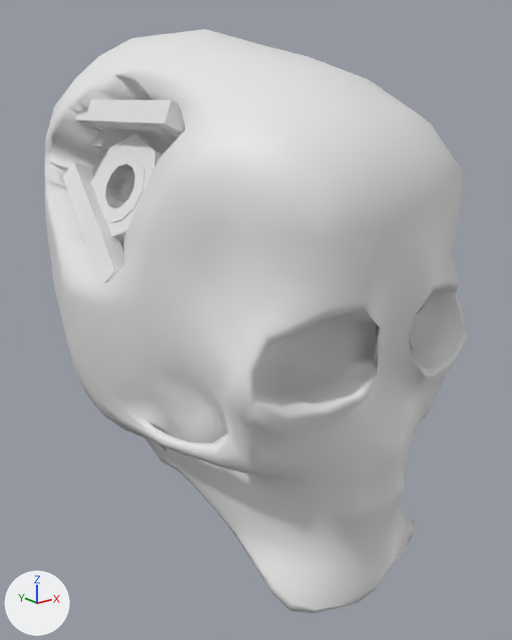
Two versions of the Blender file assets/blender/knowhere/knowhere.blend, one commit apart.
The view is the same before and after, from a 50 mm camera at (-1.314, -1.747, 0.566) aimed at (0.03, -0.066, -0.106). The axes (+X, +Y, +Z) are drawn at lower left. The lights are the same throughout. The older version comes first.

The scene before the commit, as lines of its bpy script (objects in view):
```python
ob_beam_diag = bpy.data.objects.new('beam_diag', me_cube_001)
ob_beam_diag.location = (0.0, 0.0, 0.0)
ob_beam_main = bpy.data.objects.new('beam_main', me_cube)
ob_beam_main.location = (0.0, 0.0, 0.0)
ob_dock_flange = bpy.data.objects.new('dock_flange', me_cylinder_002)
ob_dock_flange.location = (0.0, 0.0, 0.0)
ob_dock_tube = bpy.data.objects.new('dock_tube', me_cylinder)
ob_dock_tube.location = (0.0, 0.0, 0.0)
ob_knowhere_skull = bpy.data.objects.new('knowhere_skull', me_skull)
ob_knowhere_skull.location = (0.0, 0.0, 0.0)
ob_post_a = bpy.data.objects.new('post_a', me_cube_002)
ob_post_a.location = (0.0, 0.0, 0.0)
ob_post_b = bpy.data.objects.new('post_b', me_cube_003)
ob_post_b.location = (0.0, 0.0, 0.0)
ob_step1 = bpy.data.objects.new('step1', me_cube_005)
ob_step1.location = (0.0, 0.0, 0.0)
```
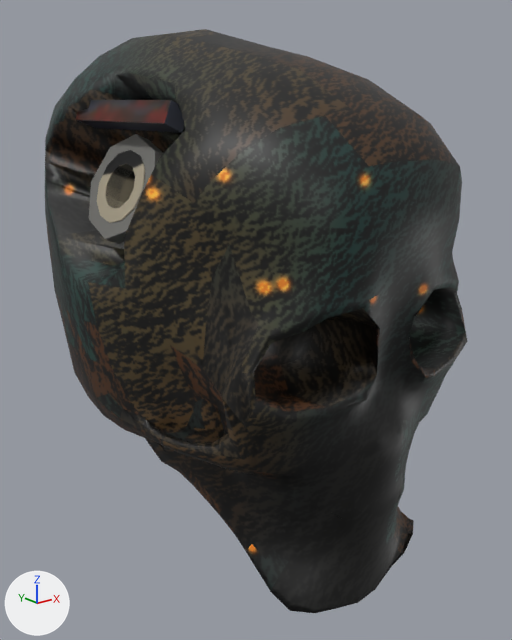
Location of each change, (x1, y1, x2, y2) in pixels of the pictures (512 x 640 px):
'knowhere_skull', surface changed (white to black): (45, 29, 467, 613) in both
'beam_diag', hidden: before (63, 162, 125, 283)
'beam_main', recoloured (darker): (76, 100, 184, 133) in both
'dock_flange', recoloured (white to grey): (91, 134, 163, 243) in both
'dock_tube', recoloured (darker): (97, 150, 145, 223) in both
'step2', hidden: before (88, 131, 123, 151)
'post_b', hidden: before (141, 125, 185, 142)
'post_a', hidden (mostly hidden): before (80, 122, 126, 140)
'step1', hidden (mostly hidden): before (92, 151, 108, 175)

The change, as a diff of the scene's bpy script:
```diff
--- a/assets/blender/knowhere/knowhere.blend.py
+++ b/assets/blender/knowhere/knowhere.blend.py
@@ img_beam_diag_base_color @@
+img_beam_diag_base_color = load_image('beam_diag Base Color', '_unpacked/beam_diag_Base_Color', 1024, 1024, 'sRGB')
@@ img_material_001_base_color @@
+img_material_001_base_color = load_image('Material.001 Base Color', '_unpacked/Material.001_Base_Color', 1024, 1024, 'sRGB')
@@ img_dock_tube_base_color @@
+img_dock_tube_base_color = load_image('dock_tube Base Color', '_unpacked/dock_tube_Base_Color', 1024, 1024, 'sRGB')
@@ img_knowhere @@
+img_knowhere = load_image('knowhere', '../../textures/knowhere_roca.png', 1024, 1024, 'sRGB')
@@ mat_knowhere_placeholder @@
 mat_knowhere_placeholder = principled_material('knowhere_placeholder')
-mat_knowhere_placeholder.base_color = (0.8, 0.8, 0.8)  # white #e7e7e7
+mat_knowhere_placeholder.texture = img_knowhere
@@ mat_material @@
+mat_material = principled_material('Material')
+mat_material.texture = img_beam_diag_base_color
@@ mat_material_001 @@
+mat_material_001 = principled_material('Material.001')
+mat_material_001.texture = img_material_001_base_color
@@ mat_material_002 @@
+mat_material_002 = principled_material('Material.002')
+mat_material_002.base_color = (0.166, 0.163, 0.152)  # grey #71706d
@@ mat_material_003 @@
+mat_material_003 = principled_material('Material.003')
+mat_material_003.texture = img_dock_tube_base_color
@@ me_cylinder @@
 me_cylinder.from_pydata(...)  # 48 vertices, 28 faces; spans x -0.425..-0.062, y -0.096..0.137, z 0.12..0.432
+me_cylinder.materials.append(mat_material_003)  # picture img_dock_tube_base_color
@@ me_cylinder_002 @@
 me_cylinder_002.from_pydata(...)  # 42 vertices, 24 faces; spans x -0.441..-0.281, y -0.142..0.16, z 0.181..0.473
+me_cylinder_002.materials.append(mat_material_002)  # grey #71706d
@@ me_cube @@
 me_cube.from_pydata(...)  # 8 vertices, 6 faces; spans x -0.41..-0.285, y -0.198..0.281, z 0.483..0.561
+me_cube.materials.append(mat_material_001)  # picture img_material_001_base_color
@@ me_cube_001 @@
 me_cube_001.from_pydata(...)  # 8 vertices, 6 faces; spans x -0.513..-0.365, y -0.142..0.248, z 0.08..0.391
+me_cube_001.materials.append(mat_material)  # picture img_beam_diag_base_color
@@ ob_beam_diag @@
 ob_beam_diag.location = (0.0, 0.0, 0.0)
+ob_beam_diag.hide_render = True
@@ ob_post_a @@
 ob_post_a.location = (0.0, 0.0, 0.0)
+ob_post_a.hide_set(True)
@@ ob_post_b @@
 ob_post_b.location = (0.0, 0.0, 0.0)
+ob_post_b.hide_set(True)
@@ ob_step1 @@
 ob_step1.location = (0.0, 0.0, 0.0)
+ob_step1.hide_set(True)
@@ ob_step2 @@
 ob_step2.location = (0.0, 0.0, 0.0)
+ob_step2.hide_set(True)
```
